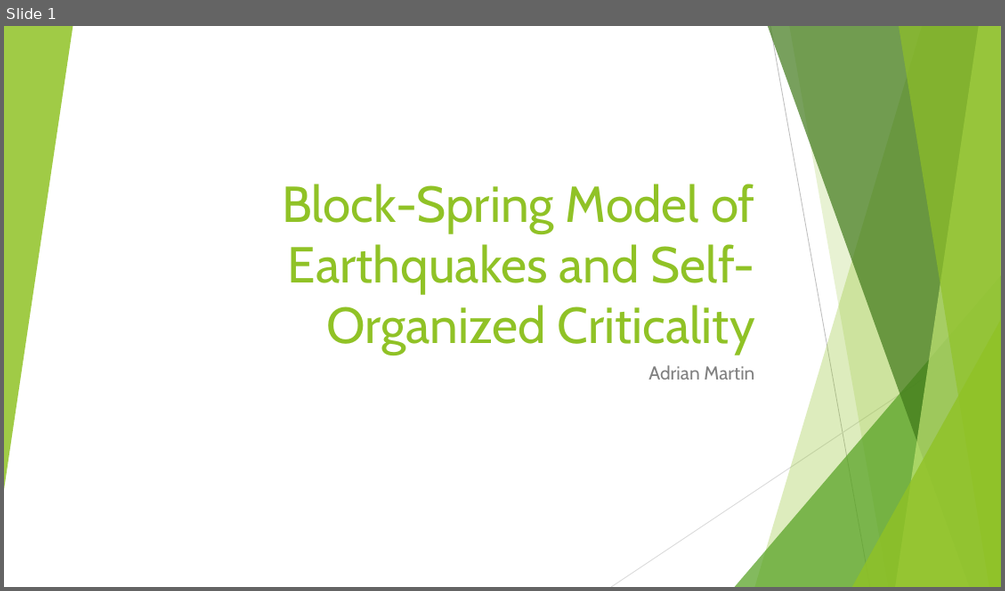
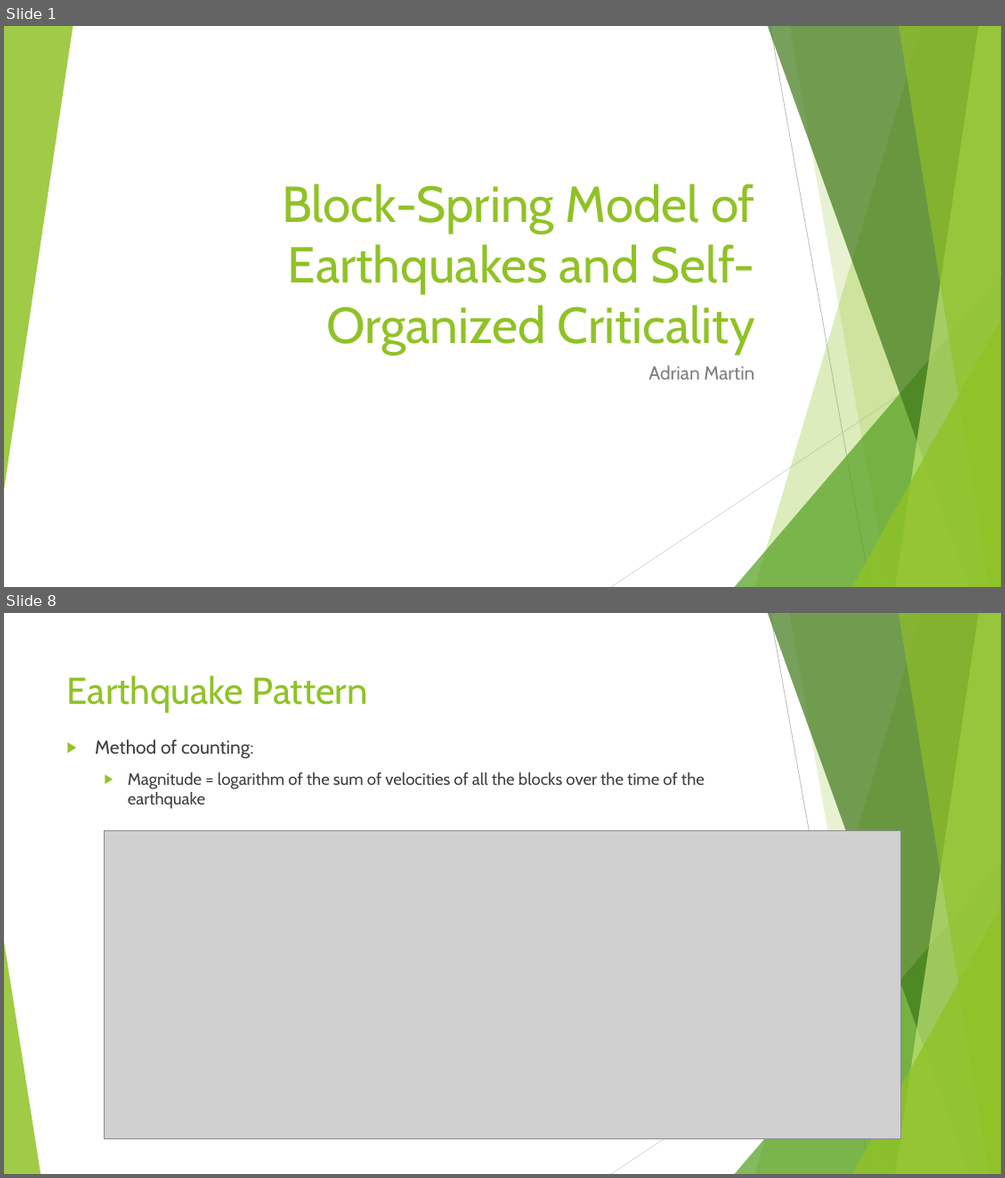
Before and after one commit to aMartin6/Final_Project, a slide deck: Earthquake Presentation.pptx. Shown one above the other, each under a label of ours: slide 1 before the commit, slides 1 and 8 after it; the slides between them are not shown. The pictures are 1005x591 and 1005x1178 pixels, drawn with LibreOffice and Linux fonts; fonts in the diff are those of the drawing; grey boxes stand for pictures. Boxes give left, top, right and bottom in pixels: in the first picture for what was removed or moved away, otherwise in the second. Text is boxed around its words. In the diff, an @@ line names an element or a change of style, - is before the commit and + after.

```diff
--- a/Earthquake Presentation.pptx
+++ b/Earthquake Presentation.pptx
@@ slide 8 added at (x1=4, y1=613, x2=1001, y2=1174), background #FFFFFF; not listed: 9 template elements that a slide beside it also shows @@
@@ title added at (x1=67, y1=675, x2=368, y2=713), 36 pt, text #90C226 @@
+Earthquake Pattern
@@ text added at (x1=95, y1=739, x2=704, y2=809), 16 pt, text #404040 @@
+▶ Method of counting:
+  ▶ Magnitude = logarithm of the sum of velocities of all the blocks over the time of the earthquake
@@ picture added at (x1=105, y1=831, x2=900, y2=1139) @@
@@ triangle added at (x1=4, y1=941, x2=40, y2=1174), fill #90C226 at 85% opacity @@
```
Also in this commit, not shown: 4 slides changed, 6 other slides added, 4 slides removed, 1 other file.
